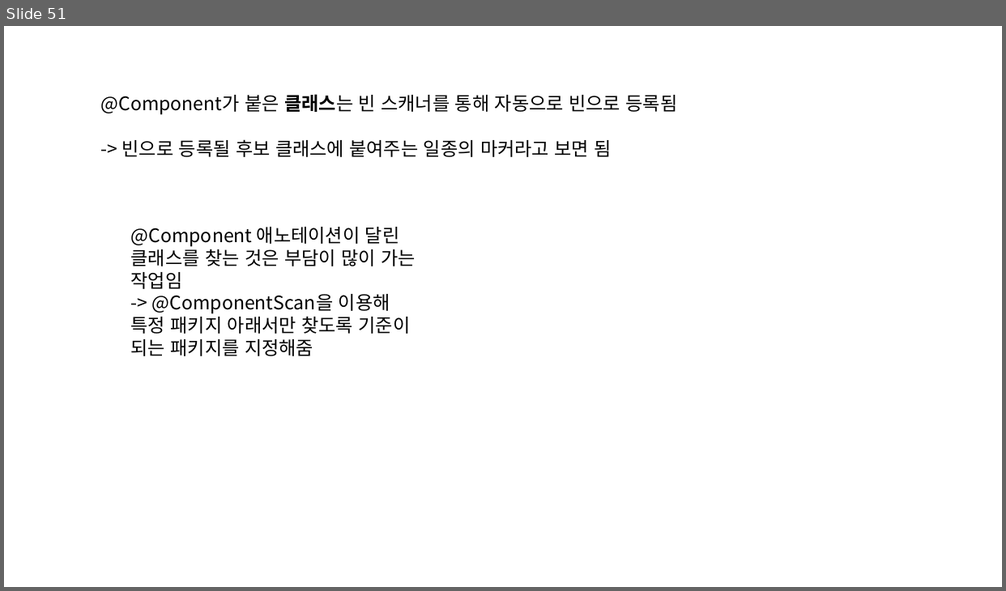
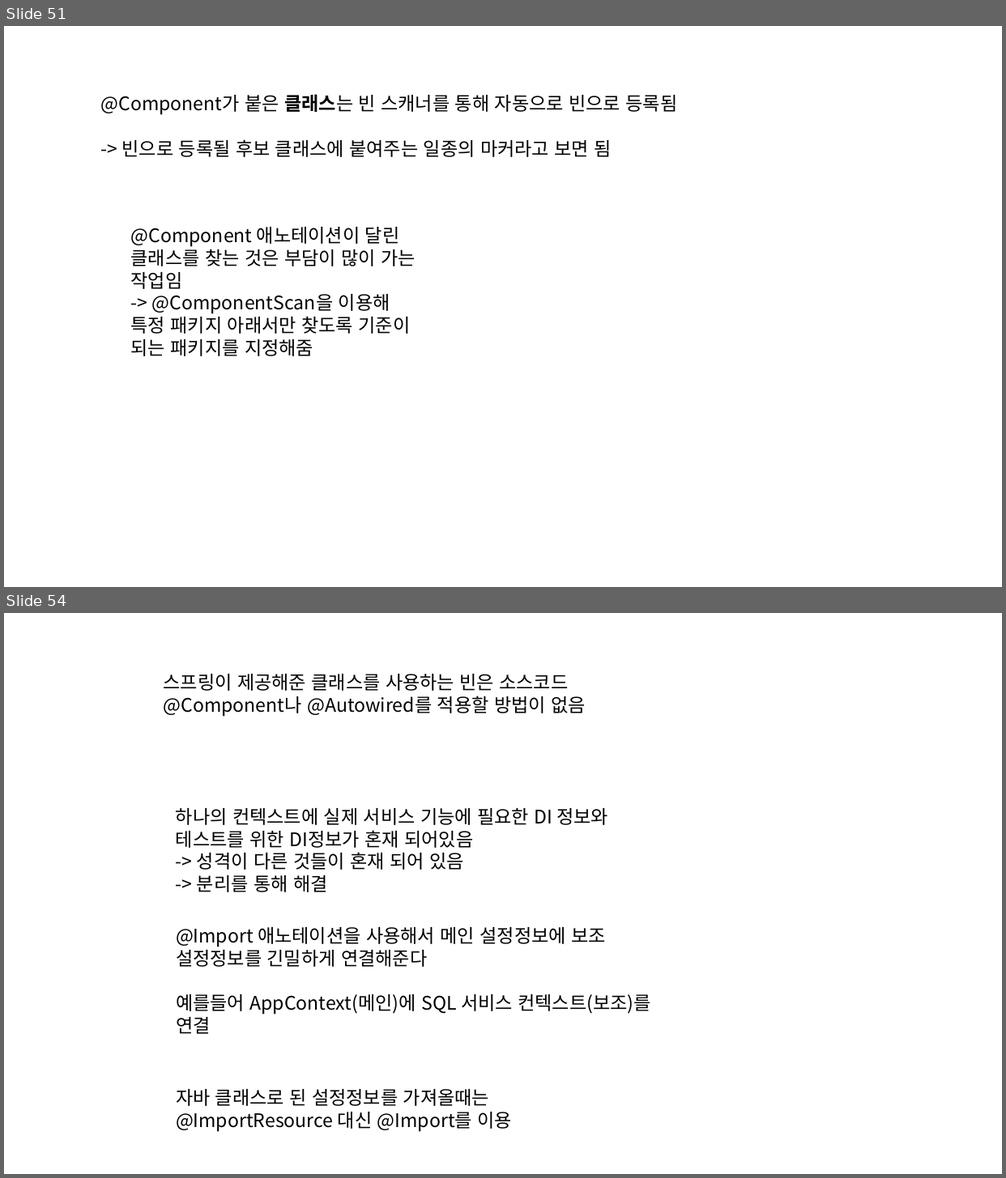
Before and after one commit to eongss/testproject, a slide deck: 프레젠테이션1.pptx. Shown one above the other, each under a label of ours: slide 51 before the commit, slides 51 and 54 after it; the slides between them are not shown. The pictures are 1006x591 and 1006x1178 pixels, drawn with LibreOffice and Linux fonts; fonts in the diff are those of the drawing. Boxes give left, top, right and bottom in pixels: in the first picture for what was removed or moved away, otherwise in the second. Text is boxed around its words. In the diff, an @@ line names an element or a change of style, - is before the commit and + after.

```diff
--- a/프레젠테이션1.pptx
+++ b/프레젠테이션1.pptx
@@ slide 54 added at [4, 613, 1002, 1174], background #FFFFFF @@
@@ text added at [164, 674, 586, 717], 18 pt, text #000000 @@
+스프링이 제공해준 클래스를 사용하는 빈은 소스코드 @Component나 @Autowired를 적용할 방법이 없음
@@ text added at [176, 808, 608, 892], 18 pt, text #000000 @@
+하나의 컨텍스트에 실제 서비스 기능에 필요한 DI 정보와 테스트를 위한 DI정보가 혼재 되어있음
+-> 성격이 다른 것들이 혼재 되어 있음
+-> 분리를 통해 해결
@@ text added at [176, 927, 650, 1034], 18 pt, text #000000 @@
+@Import 애노테이션을 사용해서 메인 설정정보에 보조 설정정보를 긴밀하게 연결해준다
+예를들어 AppContext(메인)에 SQL 서비스 컨텍스트(보조)를 연결
@@ text added at [176, 1089, 513, 1131], 18 pt, text #000000 @@
+자바 클래스로 된 설정정보를 가져올때는 @ImportResource 대신 @Import를 이용
```
Also in this commit, not shown: 3 slides changed, 5 other slides added.
